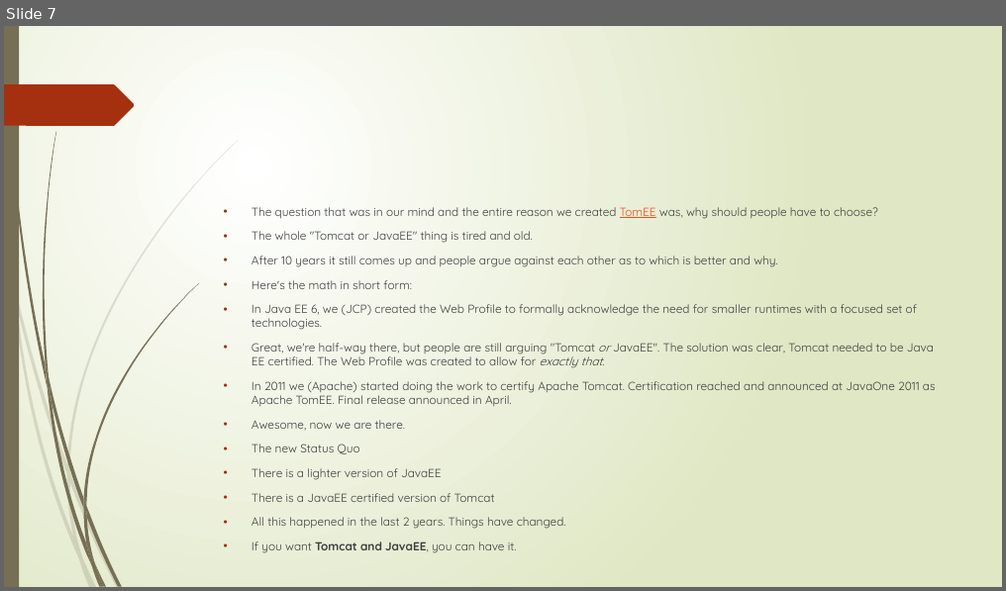
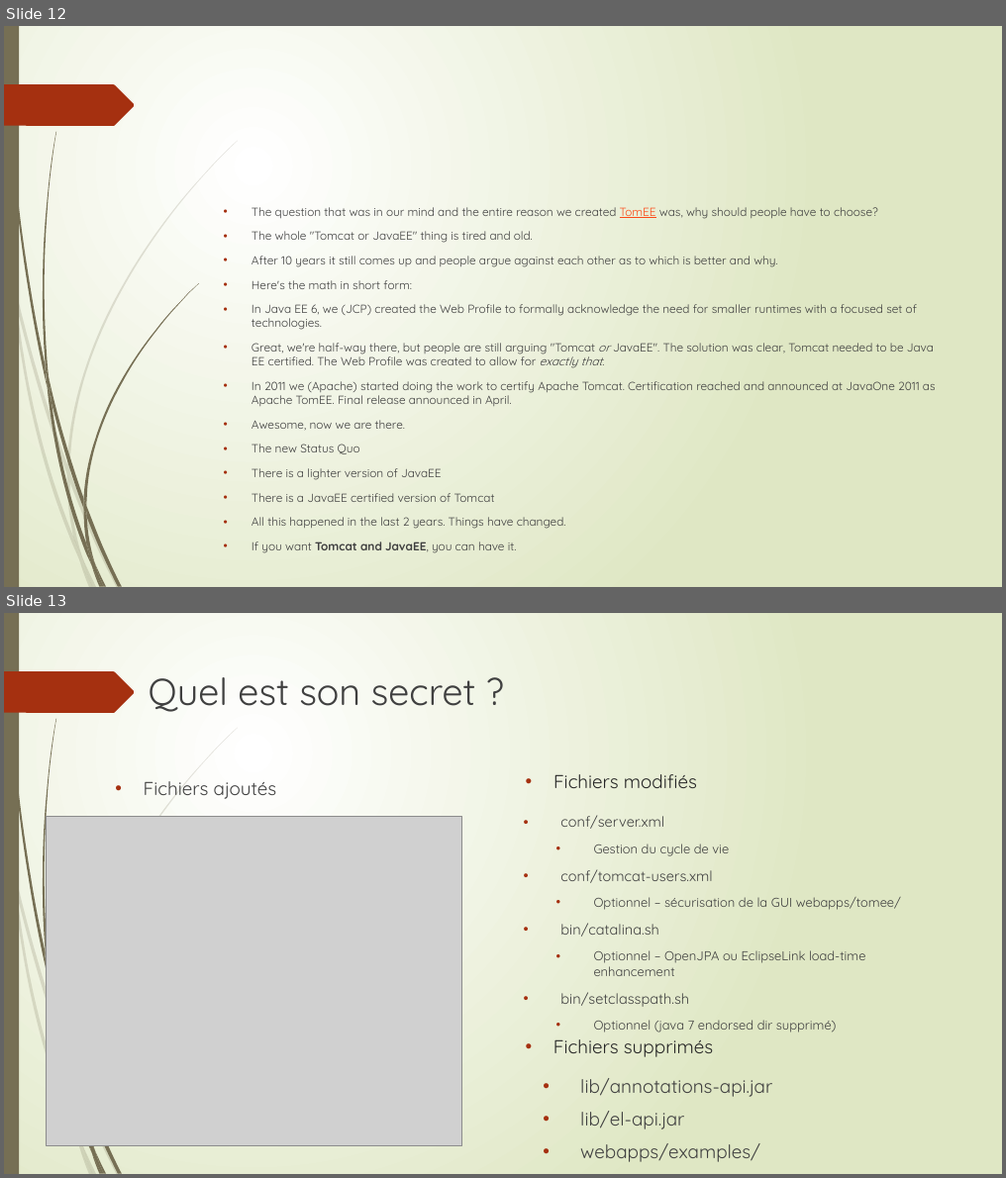
Before and after one commit to Tarek-Adra/TomEE, a slide deck: presentation.pptx. Shown one above the other, each under a label of ours: slide 7 before the commit, slides 12 and 13 after it. The pictures are 1006x591 and 1006x1178 pixels, drawn with LibreOffice and Linux fonts; fonts in the diff are those of the drawing; grey boxes stand for pictures. Boxes give left, top, right and bottom in pixels: in the first picture for what was removed or moved away, otherwise in the second. Text is boxed around its words. In the diff, an @@ line names an element or a change of style, - is before the commit and + after.

```diff
--- a/presentation.pptx
+++ b/presentation.pptx
@@ slide 13 added at <box>4,613,1002,1174</box>, background gradient #FFFFFF to #DFE8C4; not listed: 20 template elements that a slide beside it also shows @@
@@ text added at <box>149,677,476,712</box>, 36 pt, text #404040 @@
+Quel est son secret ?
@@ text added at <box>144,781,277,799</box>, 18 pt, text #404040 @@
+• Fichiers ajoutés
@@ title added at <box>553,774,697,788</box>, 18 pt, text #262626 @@
+• Fichiers modifiés
@@ picture added at <box>46,816,462,1146</box> @@
@@ text added at <box>560,815,901,1033</box>, 12.4 pt, text #404040 @@
+• conf/server.xml
+  • Gestion du cycle de vie
+• conf/tomcat-users.xml
+  • Optionnel – sécurisation de la GUI webapps/tomee/
+• bin/catalina.sh
+  • Optionnel – OpenJPA ou EclipseLink load-time enhancement
+• bin/setclasspath.sh
+  • Optionnel (java 7 endorsed dir supprimé)
@@ text added at <box>553,1040,713,1058</box>, 18 pt, text #262626 @@
+• Fichiers supprimés
@@ text added at <box>580,1078,772,1162</box>, 18 pt, text #404040 @@
+• lib/annotations-api.jar
+• lib/el-api.jar
+• webapps/examples/
@@ what was slide 7 is now slide 12 @@
```
Also in this commit, not shown: 15 other slides added, 1 slide removed, 1 other file.
